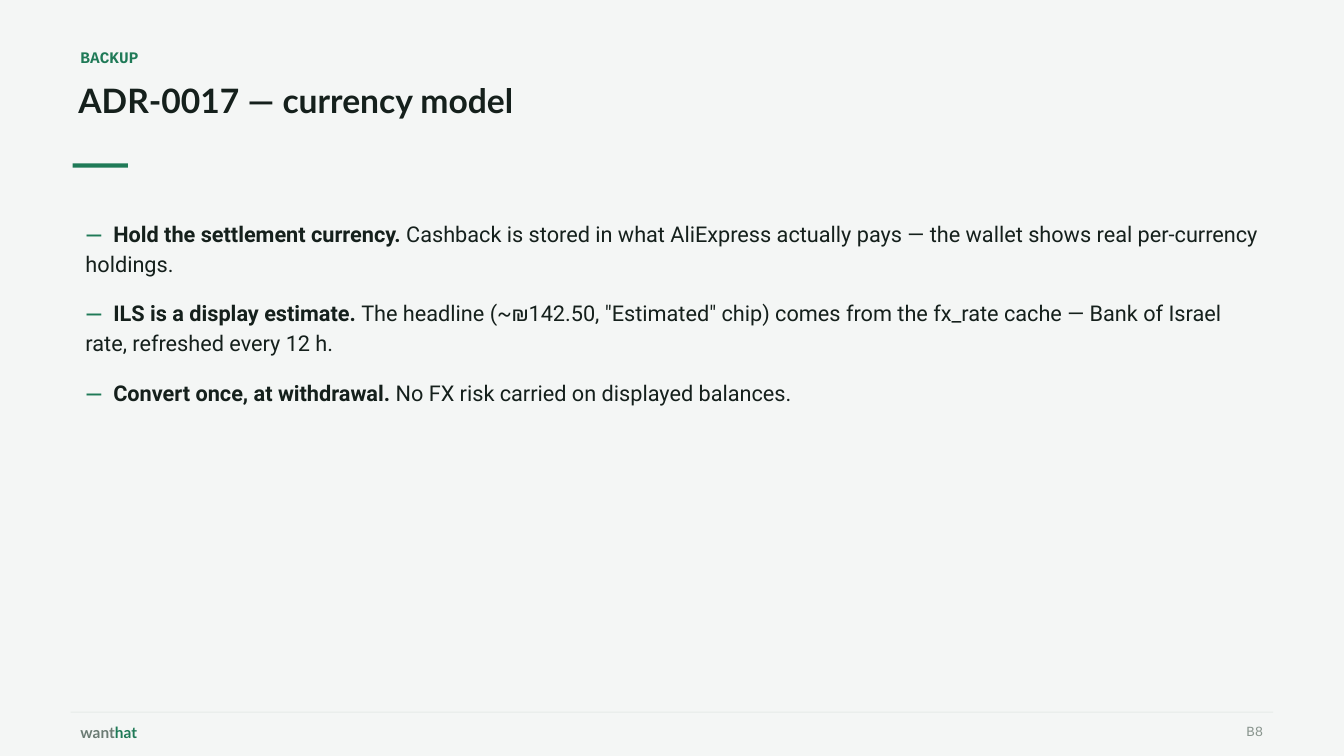
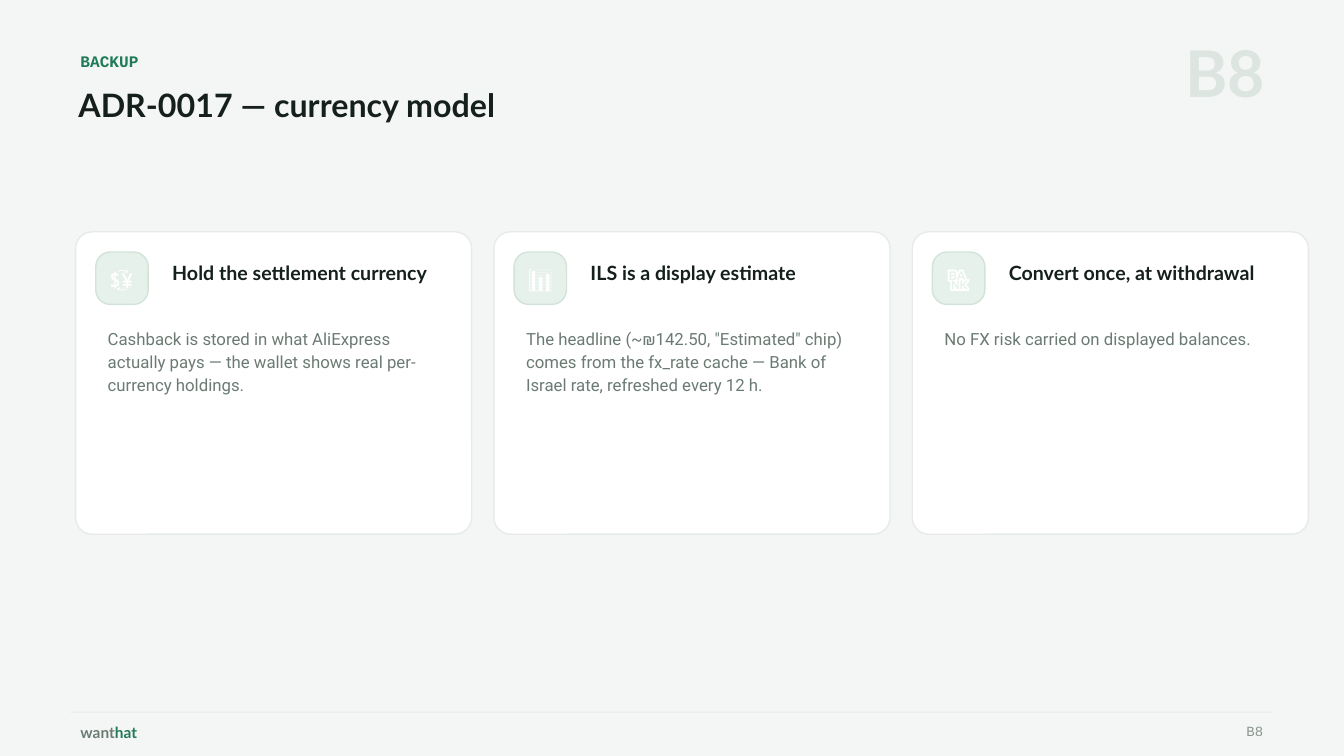
Before and after one commit to wanthat-app/monorepo, a slide deck: slide 22 of slides/wanthat-presentation.pptx. Drawn at 1344x756 pixels with LibreOffice and Linux fonts; fonts in the diff are those of the drawing. Boxes give left, top, right and bottom in pixels: in the first picture for what was removed or moved away, otherwise in the second. Text is boxed around its words. In the diff, an @@ line names an element or a change of style, - is before the commit and + after.

```diff
--- a/slides/wanthat-presentation.pptx
+++ b/slides/wanthat-presentation.pptx
@@ text "BACKUP": place and size @@
-text "BACKUP" at [80, 52, 138, 63]
+text "BACKUP" at [80, 56, 138, 67]
@@ text "ADR-0017 — currency model" at [78, 93, 495, 123]: size 24 to 23 pt @@
@@ rectangle removed at [73, 163, 128, 167] @@
@@ rounded rectangle added at [76, 232, 472, 534], fill #FFFFFF, outline #E6EBE8 1 pt @@
@@ rounded rectangle added at [494, 232, 890, 534], fill #FFFFFF, outline #E6EBE8 1 pt @@
@@ rounded rectangle added at [912, 232, 1309, 534], fill #FFFFFF, outline #E6EBE8 1 pt @@
@@ rounded rectangle added at [96, 252, 148, 304], fill #E7F1EC, outline #D2E3D9 1 pt, 17 pt, text #FFFFFF @@
+💱
@@ text added at [172, 265, 427, 284], 14 pt, text #15201C, bold @@
+Hold the settlement currency
@@ rounded rectangle added at [514, 252, 567, 304], fill #E7F1EC, outline #D2E3D9 1 pt, 17 pt, text #FFFFFF @@
+📊
@@ text added at [590, 265, 796, 284], 14 pt, text #15201C, bold @@
+ILS is a display estimate
@@ rounded rectangle added at [933, 252, 985, 304], fill #E7F1EC, outline #D2E3D9 1 pt, 17 pt, text #FFFFFF @@
+🏦
@@ text added at [1009, 265, 1255, 283], 14 pt, text #15201C, bold @@
+Convert once, at withdrawal
@@ text added at [108, 332, 416, 395], 12 pt, text #6B7B73 @@
+Cashback is stored in what AliExpress actually pays — the wallet shows real per-currency holdings.
@@ text at [526, 332, 842, 395]: text changed; size 15.5 to 12 pt; text colour #15201C to #6B7B73 @@
-— Hold the settlement currency. Cashback is stored in what AliExpress actually pays — the wallet shows real per-currency holdings.
-— ILS is a display estimate. The headline (~₪142.50, "Estimated" chip) comes from the fx_rate cache — Bank of Israel rate, refreshed every 12 h.
-— Convert once, at withdrawal. No FX risk carried on displayed balances.
+The headline (~₪142.50, "Estimated" chip) comes from the fx_rate cache — Bank of Israel rate, refreshed every 12 h.
@@ text added at [944, 332, 1251, 349], 12 pt, text #6B7B73 @@
+No FX risk carried on displayed balances.
```
Also in this commit, not shown: 19 other slides changed.
